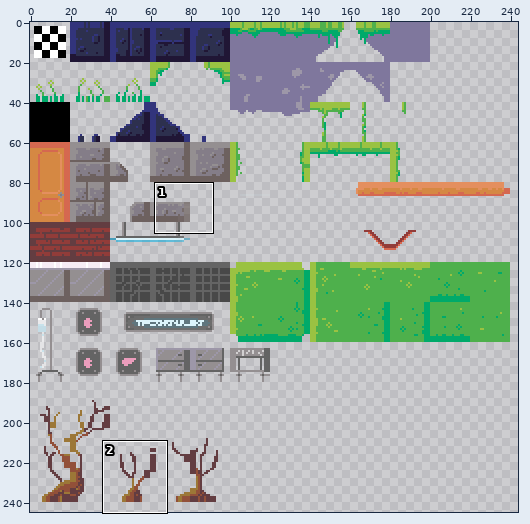
Sprite sheet: tilesets/tsRoomBG/output_tileset.png. The picture above shows the old version from afar; the outline marks the close-up.
Close-up. Before the edit:
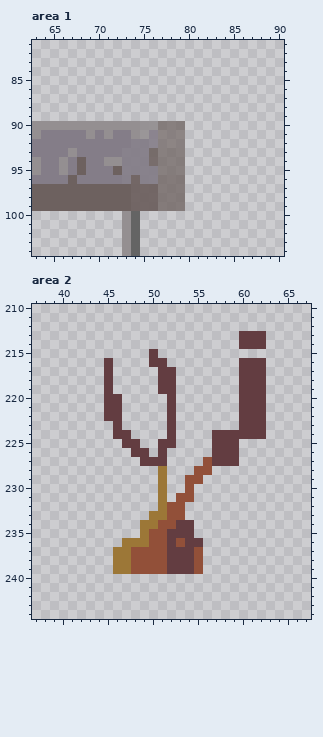
The file is 320x320 pixels. Pixels under 10% opacity are left out. Colours within 5 levels of each other are drawn and written as one. Shown: area 1: x 63..90, y 81..104; area 2: x 37..67, y 210..244. The wide view leaves out empty margins.
The same view after the edit:
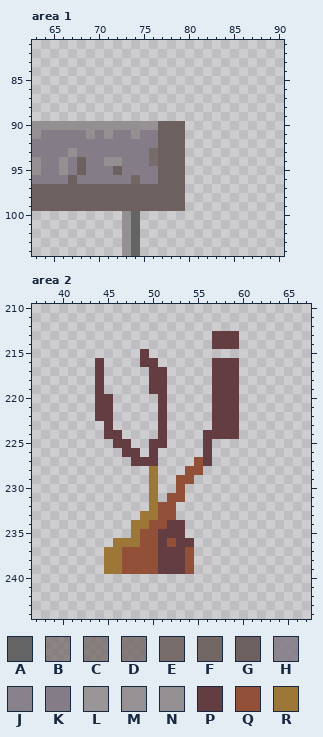
Palette (. is transparent): A #646464  B #6d615fab  C #6d615fb6  D #6d615fc1  E #6d615fe2  F #6d615ff0  G #6d615f  H #847d88e2  J #847d88f0  K #847d88  L #948f91e2  M #948f91f0  N #948f91  P #633d41  Q #925039  R #9c7737
What changed:
Area 1:
Colour B becomes colour G in rows 91 to 92 at x 77 to 79.
Colour C becomes colour G in row 90 at x 77 to 79; in rows 93 to 95 at x 77 to 79.
Colour D becomes colour G in rows 96 to 99 at x 77 to 79.
Colour F becomes colour G in rows 97 to 99 at x 74 to 76.
Colour H becomes colour K in rows 91 to 92 at x 76.
Colour J becomes colour K in row 92 at x 74 to 75; in rows 93 to 94 at x 73 to 75; in row 95 at x 73 to 76; in row 96 at x 73 and 75 to 76.
Colour L becomes colour K in row 91 at x 75.
Area 2:
The author put colour P in rows 213 to 214 at x 57 to 59; in row 215 at x 49; in row 216 at x 44, 49 and 57 to 59; in rows 217 to 219 at x 44, 50 and 57 to 59; in rows 220 to 222 at x 44, 51 and 57 to 59; in row 223 at x 45, 51 and 57 to 59.
The author put colour P in row 224 at x 45, 51 and 56; in row 225 at x 46, 50 and 56; in row 226 at x 47, 50 and 56; in row 227 at x 48.
Colour Q becomes colour P in row 227 at x 56; in row 234 at x 52; in row 235 at x 51; in row 236 at x 51 and 53; in rows 237 to 239 at x 51.
The author put colour Q in row 227 at x 55; in row 228 at x 54; in rows 229 to 230 at x 53; in row 231 at x 52.
Colour P becomes colour Q in row 236 at x 52; in rows 237 to 239 at x 54.
Colour R becomes colour Q in rows 232 to 233 at x 51; in row 234 at x 50; in rows 235 to 236 at x 49; in rows 237 to 239 at x 47.
The author put colour R in rows 228 to 232 at x 50; in row 233 at x 49; in rows 234 to 235 at x 48; in row 236 at x 46; in rows 237 to 239 at x 45.
Colour P is removed in rows 213 to 214 at x 60 to 62; in row 215 at x 50; in row 216 at x 45, 51 and 60 to 62; in rows 217 to 219 at x 45, 52 and 60 to 62; in rows 220 to 223 at x 46, 52 and 60 to 62; in row 224 at x 47, 52 and 60 to 62.
Colour P is removed in row 225 at x 48, 52 and 57 to 59; in row 226 at x 49, 51 and 57 to 59; in row 227 at x 51 and 57 to 59; in rows 234 to 235 at x 54; in row 236 at x 55.
Colour Q is removed in row 228 at x 56; in row 229 at x 55; in rows 230 to 231 at x 54; in rows 232 to 233 at x 53; in rows 237 to 239 at x 55.
Colour R is removed in rows 228 to 231 at x 51.
